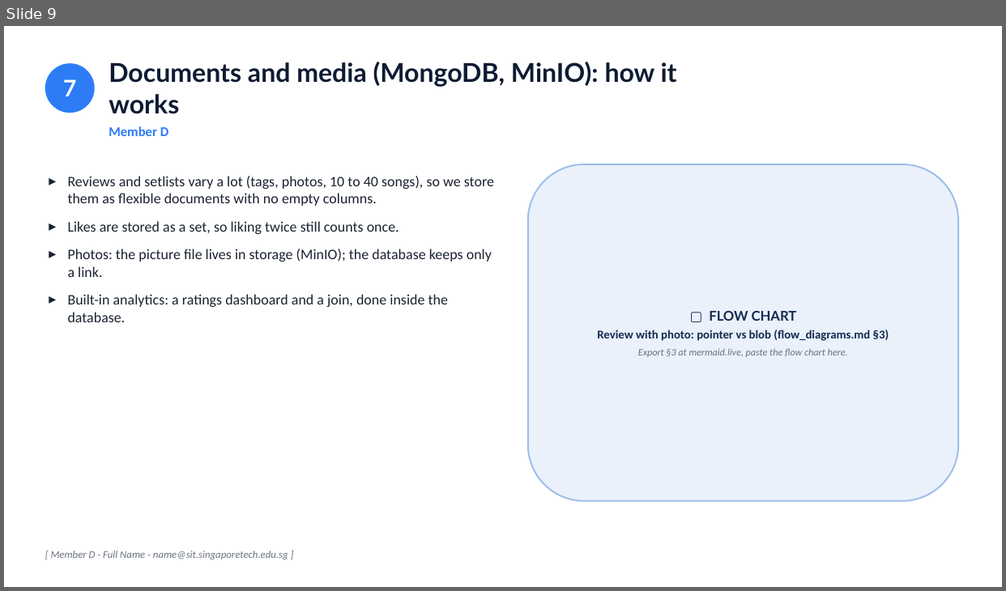
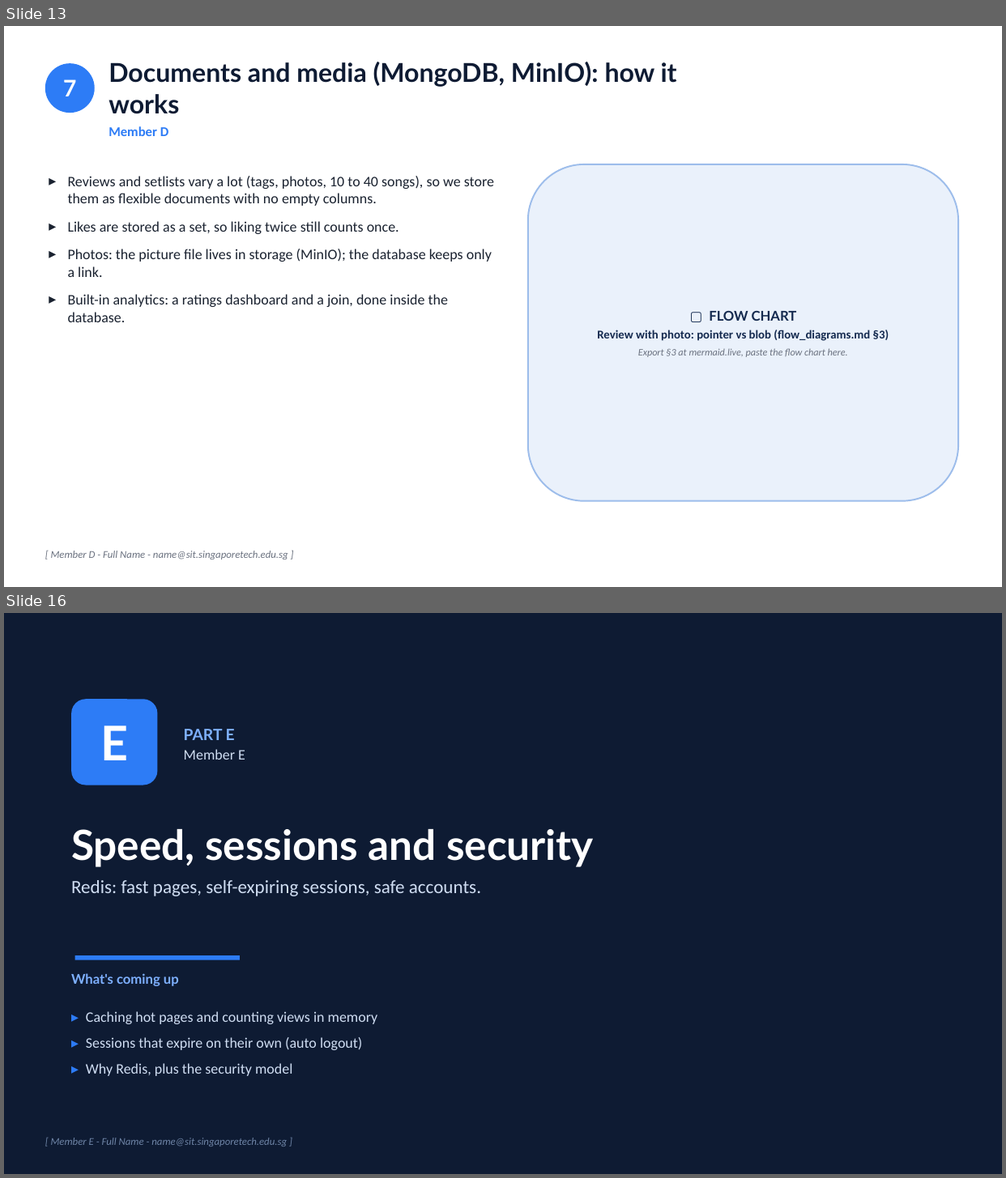
Before and after one commit to cthyuiii/GigTrack, a slide deck: GXX_Slides.pptx. Shown one above the other, each under a label of ours: slide 9 before the commit, slides 13 and 16 after it; the slides between them are not shown. The pictures are 1006x591 and 1006x1178 pixels, drawn with LibreOffice and Linux fonts; fonts in the diff are those of the drawing. Boxes give left, top, right and bottom in pixels: in the first picture for what was removed or moved away, otherwise in the second. Text is boxed around its words. In the diff, an @@ line names an element or a change of style, - is before the commit and + after.

```diff
--- a/GXX_Slides.pptx
+++ b/GXX_Slides.pptx
@@ slide 16 added at box(4, 613, 1002, 1174), background #FFFFFF @@
@@ rectangle added at box(4, 613, 1002, 1174), fill #0E1B33 @@
@@ rounded rectangle added at box(71, 699, 157, 786), fill #2D7CF6, 46 pt, text #FFFFFF, bold @@
+E
@@ text added at box(184, 729, 245, 760), 14 pt, text #CFDDF2 @@
+PART E
+Member E
@@ text added at box(71, 829, 594, 897), 18 pt, text #CFDDF2 @@
+Speed, sessions and security
+Redis: fast pages, self-expiring sessions, safe accounts.
@@ text added at box(71, 973, 179, 986), 13 pt, text #7EB0FF, bold @@
+What's coming up
@@ rectangle added at box(75, 956, 240, 960), fill #2D7CF6 @@
@@ text added at box(86, 1012, 378, 1076), 14 pt, text #CFDDF2 @@
+▸ Caching hot pages and counting views in memory
+▸ Sessions that expire on their own (auto logout)
+▸ Why Redis, plus the security model
@@ text added at box(51, 1138, 287, 1147), 10 pt, text #6E84A6, italic @@
+[ Member E - Full Name - name@sit.singaporetech.edu.sg ]
@@ what was slide 9 is now slide 13 @@
```
Also in this commit, not shown: 4 slides changed, 8 other slides added, 1 slide removed, 18 other files.
